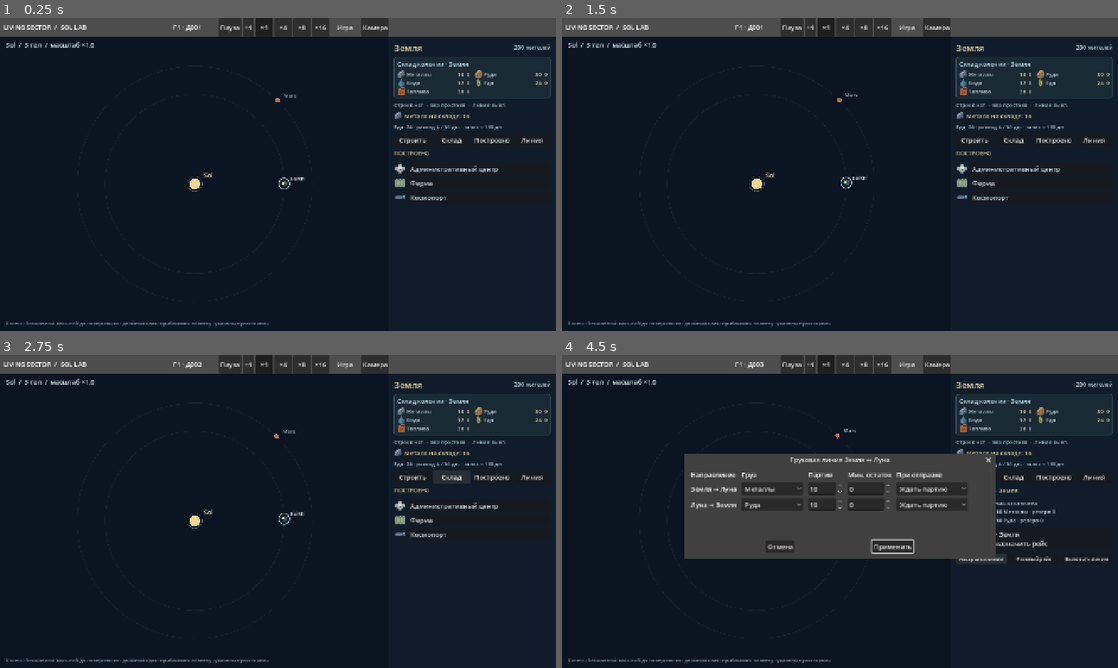
Above: before the commit, frames 1-4 (two rows, left to right).
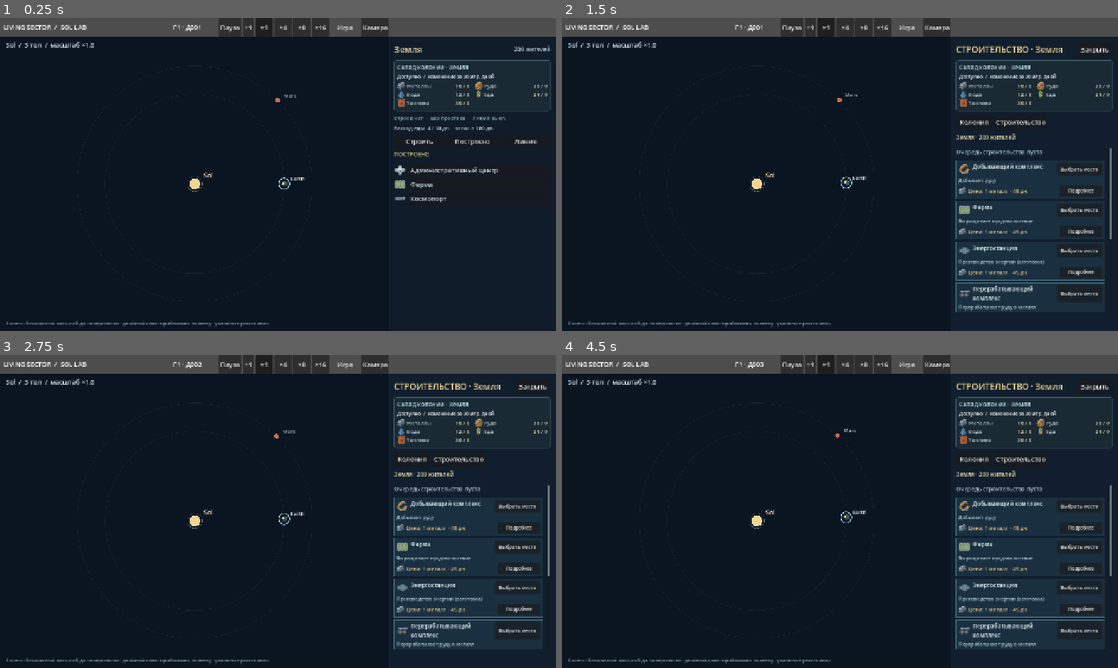
Above: after the commit, the same moments.

Repository: Mefits/Living-Sector
Game: Godot game, scene res://scenes/main.tscn
Same seed, same stepped clock (60 frames per second), same inputs: the game is played once before the commit and once after it.
Inputs (mouse positions are in pixels of both pictures, inside the frame that each line leads up to):
- Up to frame 1 (0.25 s): no input
- Up to frame 2 (1.5 s): click "Строить" at 0.5 s; click (1067, 111) at 1.25 s, where only the run before the commit has a clickable "Склад"
- Up to frame 3 (2.75 s): click (450, 477) at 2 s, where only the run before the commit has a clickable "Склад"
- Up to frame 4 (4.5 s): click (1051, 477) at 2.75 s, where only the run before the commit has a clickable "Построено"; click (1095, 477) at 3.5 s, where only the run before the commit has a clickable "Линия"; click (979, 558) at 4.25 s, where only the run before the commit has a clickable "Настройка линии"

The runs differ from the first frame. In frame 1, 2.5% of the frame differs, in the area x 70-100%, y 8-59%; in frame 2, 7.1%; in frame 3, 7.3%; in frame 4, 24%, in the area x 22-100%, y 8-94%.

Commit message:
Keep colony stock and incoming cargo visible across panels

Diff:
--- a/sol_lab/scripts/building_browser.gd
+++ b/sol_lab/scripts/building_browser.gd
@@ -8,7 +8,6 @@
 signal placement_confirmed(body_id: String, building_id: String, site_id: String)
 signal placement_cancelled
 signal cancel_requested(site_id: String)
-signal stock_requested
 signal save_game_requested
 signal load_game_requested
 signal new_game_requested
@@ -62,7 +61,7 @@
   margins.add_theme_constant_override(key, 12)
  var layout := VBoxContainer.new()
  dock_layout = layout
- layout.add_theme_constant_override("separation", 9)
+ layout.add_theme_constant_override("separation", 7)
  margins.add_child(layout)
 
  var top := HBoxContainer.new()
@@ -76,14 +75,10 @@
  layout.add_child(navigation)
  _button(navigation, "Колония", func(): close_requested.emit())
  _button(navigation, "Строительство", _navigate.bind("build"))
- _button(navigation, "Склад", func(): stock_requested.emit())
  var stock_bar := HBoxContainer.new()
  stock_bar.size_flags_horizontal = Control.SIZE_EXPAND_FILL
  stock_bar.add_theme_constant_override("separation", 5)
  layout.add_child(stock_bar)
- var stock_icon: TextureRect = Icons.make_icon("metals", false, 20)
- if stock_icon != null:
-  stock_bar.add_child(stock_icon)
  colony_line = _label(stock_bar, "", 14, Color("#e1d1a4"))
  colony_line.custom_minimum_size = Vector2(190, 24)
  colony_line.size_flags_vertical = Control.SIZE_EXPAND_FILL
@@ -156,11 +151,7 @@
 
 func set_colony_summary(name_ru: String, residents: int,
         inventory: Dictionary) -> void:
- var supply: Dictionary = inventory.get("supply", {})
- var state: String = ("%s · %d жителей · металл %s" % [
-  name_ru, residents,
-  Model.batch_amount(float(supply.get("metals", 0)))]) if bool(
-  inventory.get("present", false)) else name_ru + " · нет колонии"
+ var state := "%s · %d жителей" % [name_ru, residents] if inventory.get("present", false) else name_ru + " · нет колонии"
  if colony_line != null:
   colony_line.text = state
   colony_line.tooltip_text = state
--- a/sol_lab/scripts/main.gd
+++ b/sol_lab/scripts/main.gd
@@ -551,7 +551,7 @@
         if not busy and (manual_ship.selected < 0 or manual_ship.is_item_disabled(manual_ship.selected) or slot == previous):
             manual_ship.select(index)
     _manual_ship_changed()
-    manual_freight_dialog.popup_centered(Vector2i(455, 445))
+    _popup_beside_colony(manual_freight_dialog, Vector2i(455, 445))
 
 
 func _manual_ship_slot() -> int:
@@ -658,7 +658,13 @@
                 fields.policy.select(index)
         fields.amount.value = leg.amount
         fields.reserve.value = leg.reserve
-    freight_line_dialog.popup_centered(Vector2i(750, 220))
+    _popup_beside_colony(freight_line_dialog, Vector2i(750, 220))
+
+func _popup_beside_colony(dialog: Window, extent: Vector2i) -> void:
+    var map_width: float = sidebar.position.x
+    dialog.popup(Rect2i(Vector2i(maxf(8, (map_width - extent.x) * 0.5),
+        maxf(46, (size.y - extent.y) * 0.5)), extent))
+
 
 func _apply_freight_line() -> void:
     var legs := {}
@@ -841,7 +847,6 @@
     browser.placement_confirmed.connect(_order_build)
     browser.placement_cancelled.connect(_cancel_placement)
     browser.cancel_requested.connect(_cancel_build)
-    browser.stock_requested.connect(_open_stock_from_browser)
     browser.save_game_requested.connect(_save_game)
     browser.load_game_requested.connect(_load_game)
     browser.new_game_requested.connect(_new_game)
@@ -850,11 +855,6 @@
 
 func _open_build() -> void:
     _open_browser(false)
-
-func _open_stock_from_browser() -> void:
-    _close_browser()
-    _show_selected()
-    colony_panel.open_stock()
 
 func _open_browser(admin: bool) -> void:
     browser.configure(world, config, selected, admin)
--- a/sol_lab/scripts/sol_construction_runtime.gd
+++ b/sol_lab/scripts/sol_construction_runtime.gd
@@ -1124,7 +1124,15 @@
   if ship.get("location") == "loading" and ship.order.source == body:
    var row: Dictionary = movement.get_or_add(ship.order.resource, {"in": 0.0, "out": 0.0, "reserved": 0.0})
    row.reserved += ship.order.amount
- return {"present": true, "supply": (market["supply"] as Dictionary).duplicate(), "movement": movement}
+ var incoming: Array = []
+ for index in [1, 2]:
+  var ship := _freighter if index == 1 else _second
+  var cargo: Dictionary = ship.get("order", {})
+  if cargo.get("destination") == body and float(cargo.get("amount", 0)) > 0:
+   incoming.append({"ship": index, "resource": cargo.resource, "amount": cargo.amount,
+    "arrival": ship.get("arrival", INF)})
+ return {"present": true, "supply": (market["supply"] as Dictionary).duplicate(),
+  "movement": movement, "incoming": incoming}
 
 func _change_stock(body: String, resource: String, delta: float, when: float) -> void:
  if delta == 0:
--- a/sol_lab/scripts/view/colony_panel.gd
+++ b/sol_lab/scripts/view/colony_panel.gd
@@ -16,7 +16,6 @@
 var heading: Label
 var population: Label
 var summary: Label
-var metal: Label
 var food_status: Label
 var details: Label
 var message: Label
@@ -30,7 +29,6 @@
 var detail_description: Label
 var detail_icon: Control
 var overview: VBoxContainer
-var stock_view: VBoxContainer
 var logistics_view: VBoxContainer
 var logistics_title: Label
 var logistics_status: Label
@@ -53,6 +51,7 @@
  layout.add_theme_constant_override("separation", 7)
  add_child(layout)
  var header := HBoxContainer.new()
+ header.custom_minimum_size.y = 38
  layout.add_child(header)
  heading = _label(header, "Земля", 22, Color("#f0dfae"))
  heading.size_flags_horizontal = Control.SIZE_EXPAND_FILL
@@ -61,13 +60,6 @@
  summary = _label(layout, "", 13, Color("#a8c6d4"))
  summary.clip_text = true
  summary.text_overrun_behavior = TextServer.OVERRUN_TRIM_ELLIPSIS
- var metals_row := HBoxContainer.new()
- metals_row.add_theme_constant_override("separation", 5)
- layout.add_child(metals_row)
- var metal_icon: TextureRect = Icons.make_icon("metals", false, 20)
- if metal_icon != null:
-  metals_row.add_child(metal_icon)
- metal = _label(metals_row, "", 15, Color("#e6d59d"))
  # Long food/ration diagnostics must remain a wrapping full-width Label.
  # A nested HBox here can force a tall minimum panel on 1366x768.
  food_status = _label(layout, "", 13, Color("#bfd0d9"))
@@ -77,11 +69,11 @@
  navigation.add_theme_constant_override("separation", 5)
  layout.add_child(navigation)
  _button(navigation, "Строить", func(): build_requested.emit())
- _button(navigation, "Склад", open_stock)
  _button(navigation, "Построено", func(): _switch_page("overview"))
  _button(navigation, "Линия", func(): line_requested.emit())
 
  scroll = ScrollContainer.new()
+ scroll.horizontal_scroll_mode = ScrollContainer.SCROLL_MODE_DISABLED
  scroll.size_flags_vertical = Control.SIZE_EXPAND_FILL
  scroll.size_flags_horizontal = Control.SIZE_EXPAND_FILL
  layout.add_child(scroll)
@@ -108,11 +100,9 @@
  built_list = VBoxContainer.new()
  built_list.add_theme_constant_override("separation", 3)
  overview.add_child(built_list)
- stock_view = VBoxContainer.new()
- content.add_child(stock_view)
  stock_panel = Stock.new()
- stock_view.add_child(stock_panel)
- stock_view.hide()
+ layout.add_child(stock_panel)
+ layout.move_child(stock_panel, 1)
  logistics_view = VBoxContainer.new()
  logistics_view.add_theme_constant_override("separation", 10)
  content.add_child(logistics_view)
@@ -161,7 +151,6 @@
 func _switch_page(next_page: String) -> void:
  page = next_page
  overview.visible = page == "overview"
- stock_view.visible = page == "stock"
  logistics_view.visible = page == "logistics"
  scroll.scroll_vertical = 0
 
@@ -173,10 +162,6 @@
 func select_overview() -> void:
  _switch_page("overview")
 
-func open_stock() -> void:
- if stock_panel.get_parent() == stock_view:
-  _switch_page("stock")
-
 func open_logistics() -> void:
  _switch_page("logistics")
 
@@ -184,12 +169,10 @@
  food_status.visible = not food.is_empty()
  if food.is_empty():
   return
- var text := "Еда: %s · расход %s / 30 дн. · запас ≈ %d дн." % [
-  Model.batch_amount(food.stock), Model.batch_amount(food.rate), food.days]
+ var text := "Расход еды: %s / 30 дн. · запас ≈ %d дн." % [
+  Model.batch_amount(food.rate), food.days]
  if not food.covered:
   text += "\nДефицит еды в текущем цикле"
- if food.has("incoming"):
-  text += "\nВ пути: +%d еды · %s" % [food.incoming, Calendar.calendar_text(food.arrival)]
  food_status.text = text
 
 func show_colony(next_body: String, name_ru: String,
@@ -204,10 +187,6 @@
  production_data = production
  heading.text = name_ru
  population.text = "%d жителей" % residents if bool(warehouse.get("present", false)) else "Без колонии"
- var supply: Dictionary = warehouse.get("supply", {})
- metal.text = ("Металл на складе: %s" %
-  Model.batch_amount(float(supply.get("metals", 0)))) if bool(
-  warehouse.get("present", false)) else "Нет местного склада"
  stock_panel.show_inventory(name_ru, warehouse)
  var site_line: String = "Строек нет"
  for site in current_sites:
--- a/sol_lab/scripts/view/colony_stock_panel.gd
+++ b/sol_lab/scripts/view/colony_stock_panel.gd
@@ -1,5 +1,6 @@
 extends PanelContainer
 ## Compact, read-only view of a real colony market (never a second inventory).
+const Calendar = preload("res://scripts/sol_calendar.gd")
 const Model = preload("res://scripts/sol_building_model.gd")
 const Icons = preload("res://scripts/view/sol_icon_atlas.gd")
 const ORDER: Array[String] = [
@@ -12,6 +13,7 @@
  "medical": "Медтовары", "luxury": "Роскошь"
 }
 var heading: Label
+var arrivals: VBoxContainer
 var columns: HBoxContainer
 var amount_labels: Dictionary = {}
 var _visible_keys: Array[String] = []
@@ -37,13 +39,20 @@
  body.add_child(heading)
  columns = HBoxContainer.new()
  columns.add_theme_constant_override("separation", 12)
+ var legend := Label.new()
+ legend.text = "Доступно  /  изменение за 30 игр. дней"
+ legend.add_theme_font_size_override("font_size", 12)
+ body.add_child(legend)
  body.add_child(columns)
+ arrivals = VBoxContainer.new()
+ body.add_child(arrivals)
 
 func show_inventory(planet: String, warehouse: Dictionary) -> void:
  visible = bool(warehouse.get("present", false))
  if not visible:
   return
  heading.text = "Склад колонии · " + planet
+ _show_incoming(warehouse.get("incoming", []))
  var supply: Dictionary = warehouse.get("supply", {})
  var movement: Dictionary = warehouse.get("movement", {})
  var keys: Array[String] = []
@@ -90,6 +99,7 @@
   if resource_icon != null:
    line.add_child(resource_icon)
   var resource_name := Label.new()
+  resource_name.text_overrun_behavior = TextServer.OVERRUN_TRIM_ELLIPSIS
   resource_name.text = str(EXTRA_LABELS.get(resource,
    Model.resource_label(resource)))
   resource_name.size_flags_horizontal = Control.SIZE_EXPAND_FILL
@@ -109,7 +119,7 @@
  var incoming: float = row.get("in", 0.0)
  var spent: float = row.get("out", 0.0)
  var balance := incoming - spent
- label.text = "%s  %s%s" % [Model.batch_amount(value),
+ label.text = "%s / %s%s" % [Model.batch_amount(value),
   "+" if balance > 0 else "", Model.batch_amount(balance)]
  label.mouse_filter = Control.MOUSE_FILTER_STOP
  label.tooltip_text = "Доступно: %s
@@ -117,3 +127,22 @@
 В резерве: %s" % [
   Model.batch_amount(value), Model.batch_amount(incoming), Model.batch_amount(spent),
   Model.batch_amount(row.get("reserved", 0.0))]
+
+
+func _show_incoming(incoming: Array) -> void:
+ while arrivals.get_child_count() > incoming.size():
+  var row := arrivals.get_child(-1)
+  arrivals.remove_child(row)
+  row.queue_free()
+ for index in incoming.size():
+  var shipment: Dictionary = incoming[index]
+  if index == arrivals.get_child_count():
+   var label := Label.new()
+   label.autowrap_mode = TextServer.AUTOWRAP_WORD_SMART
+   label.add_theme_font_size_override("font_size", 12)
+   label.add_theme_color_override("font_color", Color("#a9dbed"))
+   arrivals.add_child(label)
+  arrivals.get_child(index).text = "%s: +%s %s · борт %d%s" % [
+   "В пути" if is_finite(shipment.arrival) else "Погрузка",
+   Model.batch_amount(shipment.amount), Model.batch_unit(shipment.resource), shipment.ship,
+   " · " + Calendar.calendar_text(shipment.arrival) if is_finite(shipment.arrival) else ""]
--- a/sol_lab/tests/sol_colony_destination_check.gd
+++ b/sol_lab/tests/sol_colony_destination_check.gd
@@ -219,6 +219,10 @@
  assert(sim.expedition.ship.target == target and sim.colony_population(first) == 100)
  advance(game, eta)
  assert(sim.colony_population(first) == 100 and sim.colony_population(target) == 100)
+ game._native_body_selected({"id": "mars"})
+ assert(game.colony_stock_panel.visible and game.colony_stock_panel.heading.text.ends_with("Марс"))
+ game._native_body_selected({"id": target})
+
  assert(sim.expedition.ship.is_empty() and sim.colony_destination() == first)
  if target != "mars":
   return
--- a/sol_lab/tests/sol_colony_repro_check.gd
+++ b/sol_lab/tests/sol_colony_repro_check.gd
@@ -54,7 +54,7 @@
  _assert(int(game.construction.expedition.settlers.get("population_count", -1)) == 100, "population 100")
  _assert(_stock() == 2.0, "real lunar warehouse 2 metals")
  _assert(game.colony_stock_panel.visible, "stock panel exists for lunar colony")
- _assert(game.colony_panel.metal.text.contains("2"), "overview metal count visible")
+ _assert(game.colony_stock_panel.amount_labels["metals"].text.begins_with("2"), "overview metal count visible")
  _assert(game.colony_stock_panel.amount_labels["metals"].text.begins_with("2"),
   "Lunar display shows 2 metals")
  var build_button: Button = null
@@ -103,7 +103,7 @@
  _assert(game.message_line.text.begins_with("Игра загружена"), "load accepted")
  _assert(_stock() == 0.0, "loading doesn't grant metal")
  _assert(game.construction.sites.size() == 2, "load keeps two sites")
- _assert(game.browser.colony_line.text.contains("металл 0"),
+ _assert(game.colony_stock_panel.amount_labels["metals"].text.begins_with("0 /"),
   "catalog retains warehouse balance after load")
  print("SOL_COLONY_REPRO_AFTER_ORDERS ", JSON.stringify({
   "selected": game.selected,
--- a/sol_lab/tests/sol_colony_stock_panel_check.gd
+++ b/sol_lab/tests/sol_colony_stock_panel_check.gd
@@ -16,7 +16,7 @@
 
 func _amount(panel: Variant, resource: String) -> String:
  var label: Variant = panel.amount_labels.get(resource, null)
- return str(label.text) if label is Label else ""
+ return str(label.text).get_slice(" / ",0) if label is Label else ""
 
 func _initialize() -> void:
  var ok := true
--- a/sol_lab/tests/sol_colony_window_check.gd
+++ b/sol_lab/tests/sol_colony_window_check.gd
@@ -82,7 +82,7 @@
  var side: Rect2 = game.sidebar.get_global_rect()
  var heading: Rect2 = game.colony_panel.heading.get_global_rect()
  var summary: Rect2 = game.colony_panel.summary.get_global_rect()
- var stock: Rect2 = game.colony_panel.metal.get_global_rect()
+ var stock: Rect2 = game.colony_stock_panel.get_global_rect()
  var view: Rect2 = game.colony_panel.scroll.get_global_rect()
  var last_controls: Rect2 = game.freight_line_buttons.get_global_rect()
  _check(side.position.x >= 0 and side.end.x <= logical_width + 1.0 and
@@ -100,7 +100,7 @@
   context + " list has usable scroll area")
  _check(game.colony_panel.heading.is_visible_in_tree(),
   context + " title visible")
- for caption in ["Строить", "Склад", "Построено", "Линия"]:
+ for caption in ["Строить", "Построено", "Линия"]:
   var found := false
   for node in game.colony_panel.find_children("*", "Button", true, false):
    if node.text != caption:
@@ -154,7 +154,7 @@
  _check(game.construction.expedition.settlers.get("population_count") == 100,
   "100 lunar colonists")
  _check(_stock("luna", "metals") == 2.0 and
-  game.colony_panel.metal.text.contains("2"),
+  game.colony_stock_panel.amount_labels["metals"].text.begins_with("2"),
   "two real lunar metals visible without opening catalog")
  _menu(2)
  _menu(3)
@@ -163,7 +163,7 @@
   "load immediately after landing preserves exact cargo and population")
  _press_button(game.colony_panel, "Строить")
  _check(game.browser.body_id == "luna" and
-  game.browser.colony_line.text.contains("металл 2"),
+  game.colony_stock_panel.amount_labels["metals"].text.begins_with("2 /"),
   "Lunar catalog shows actual two metals")
  _build("mining_rig")
  _check(_stock("luna", "metals") == 1.0, "mine debit 1")
@@ -187,7 +187,6 @@
    (game.colony_panel.built_buttons[fid] as Button).pressed.emit()
    _check(game.colony_panel.selected_facility == fid and
     game.colony_panel.detail_title.visible, "built list opens " + fid)
- _press_button(game.colony_panel, "Склад")
  _check(game.colony_stock_panel.is_visible_in_tree() and
   game.colony_stock_panel.amount_labels["metals"].text.begins_with("0"),
   "full warehouse always visible")
@@ -199,20 +198,15 @@
  _check(game.freight_line_dialog.visible,
   "regular line settings share the logistics panel")
  game.freight_line_dialog.hide()
- # Zoom to the real globe and click actual rendered facility pins.
- game.native_view.focus_body("luna")
- for i in range(80):
-  await process_frame
- var pins: Dictionary = {}
- for pin in game.native_view._facility_pins:
-  pins[str(pin["id"])] = pin["position"]
+ # Select built facilities from the current lunar surface view.
  for fid in expected:
-  _check(pins.has(fid), "globe shows clickable pin " + fid)
-  if not pins.has(fid):
-   continue
-  game.native_view._pick(pins[fid])
-  _check(game.colony_panel.selected_facility == fid,
-   "globe pin selects same card " + fid)
+  for site in game.district._facilities:
+   if game.district._facilities[site].id == fid:
+    var plot: Rect2 = game.district._plots[site]
+    game.district._click_at(game.district._origin + plot.get_center() * game.district._scale)
+    break
+  _check(game.colony_panel.selected_facility == fid and game.colony_stock_panel.visible,
+   "Surface selection keeps the lunar stock visible " + fid)
  # Build several enterprises on Earth from its real warehouse.
  _select("earth")
  _press_button(game.colony_panel, "Строить")
--- a/sol_lab/tests/sol_facility_control_check.gd
+++ b/sol_lab/tests/sol_facility_control_check.gd
@@ -300,17 +300,9 @@
  verify(game.browser.visible and game.browser.body_id == "luna" and
   game.browser.queue_panel != null,
   "Lunar AC opens existing construction and queue")
- var stock_button: Button = null
- for button in game.browser.find_children("*","Button",true,false):
-  if button.text == "Склад":
-   stock_button = button
-   break
- verify(stock_button != null, "AC construction has one-click stock")
- if stock_button != null:
-  stock_button.pressed.emit()
- verify(not game.browser.visible and
-  game.colony_stock_panel.is_visible_in_tree(),
-  "AC stock opens same existing colony stock panel")
+ verify(game.colony_stock_panel.is_visible_in_tree(),
+  "Stock stays visible in the construction catalogue")
+ game._close_browser()
  # Quick entry returns to SAME logistics panel used by port click.
  game._open_colony_logistics()
  verify(game.colony_panel.logistics_view.visible and
--- /dev/null
+++ b/sol_lab/tests/sol_warehouse_flight_check.gd
@@ -0,0 +1,84 @@
+extends SceneTree
+
+const Main = preload("res://scenes/main.tscn")
+
+func _initialize() -> void:
+ run.call_deferred()
+
+func advance(game: Control, time: float) -> void:
+ game.native_time = time
+ game._advance_construction()
+ game._update_native_map()
+ game._show_selected()
+
+func capture(name: String) -> void:
+ var folder := OS.get_environment("SOL_STOCK_CAPTURE")
+ if folder.is_empty() or DisplayServer.get_name() == "headless":
+  return
+ await process_frame
+ await RenderingServer.frame_post_draw
+ assert(root.get_texture().get_image().save_png(folder.path_join(name + ".png")) == OK)
+
+func run() -> void:
+ root.size = Vector2i(1366, 768)
+ var game = Main.instantiate()
+ root.add_child(game)
+ await process_frame
+ game._pause()
+ var sim = game.construction
+ var stock = game.colony_stock_panel
+ assert(stock.heading.text.ends_with("Земля"))
+ game._native_body_selected({"id":"mars"})
+ assert(not stock.visible)
+ game._native_body_selected({"id":"luna"})
+ game.colony_button.pressed.emit()
+ game.expedition_dialog.confirmed.emit()
+ game.expedition_dialog.hide()
+ advance(game, sim.expedition.ship.arrival)
+ game._open_build()
+ for kind in ["spaceport", "mining_rig"]:
+  game.browser.build_controls[kind].button.pressed.emit()
+  game._placement_chosen(game.browser.placement_options[0].id)
+ assert(stock.is_visible_in_tree())
+ advance(game, sim.sites.back().finish_native)
+ game._close_browser()
+ game.native_view.focus_body("luna")
+ await create_timer(0.6).timeout
+ game._open_colony_logistics()
+ game._open_manual_freight()
+ await process_frame
+ assert(stock.is_visible_in_tree() and game.manual_freight_dialog.position.x + game.manual_freight_dialog.size.x <= game.sidebar.position.x)
+ for index in game.manual_resource.item_count:
+  if game.manual_resource.get_item_metadata(index) == "food":
+   game.manual_resource.select(index)
+ game.manual_amount.value = 10
+ game.manual_freight_dialog.confirmed.emit()
+ game.manual_freight_dialog.hide()
+ var eta: float = sim.freight_status().arrival
+ advance(game, eta - 0.001)
+ var before: Dictionary = sim.colony_inventory("luna")
+ assert(before.incoming.size() == 1 and before.supply.food == 8)
+ assert(before.movement.food.out == 2)
+ assert(stock.arrivals.get_child(0).text.contains("В пути: +10 еды"))
+ await capture("Luna-Food-In-Transit")
+ advance(game, eta)
+ var after: Dictionary = sim.colony_inventory("luna")
+ assert(after.supply.food == before.supply.food + 10 and after.incoming.is_empty())
+ assert(after.movement.food["in"] - after.movement.food.out == 8)
+ await capture("Luna-Food-Delivered")
+ var mine: Dictionary = {}
+ for building in game.colony_panel.built_facilities:
+  if building.type == "mining_rig":
+   mine = building
+ advance(game, mine.next_batch_native)
+ var produced: Dictionary = sim.colony_inventory("luna")
+ assert(produced.movement.ore["in"] == produced.supply.ore and produced.supply.ore > 0)
+ game.colony_panel.built_buttons[mine.id].pressed.emit()
+ assert(stock.is_visible_in_tree() and stock.heading.text.ends_with("Луна"))
+ var lunar_text: String = stock.amount_labels.food.text
+ game._native_body_selected({"id":"earth"})
+ assert(stock.heading.text.ends_with("Земля"))
+ game._native_body_selected({"id":"luna"})
+ assert(stock.heading.text.ends_with("Луна") and stock.amount_labels.food.text == lunar_text)
+ print("SOL_WAREHOUSE_FLIGHT_PASS")
+ quit()
